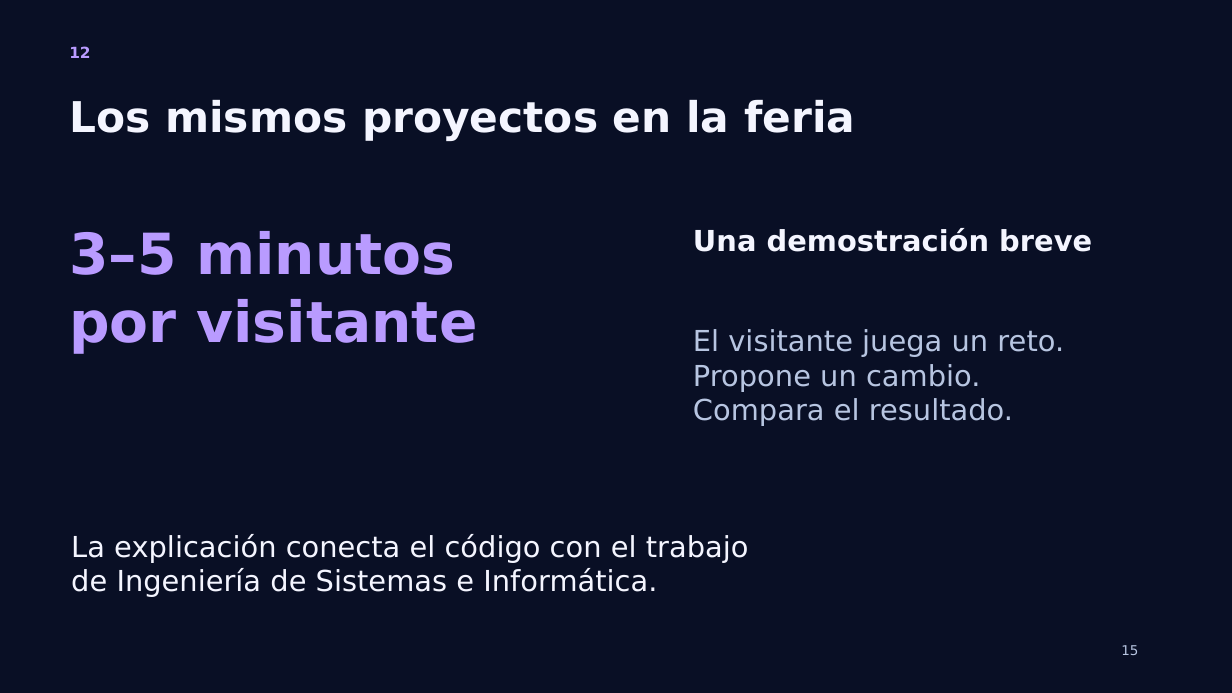
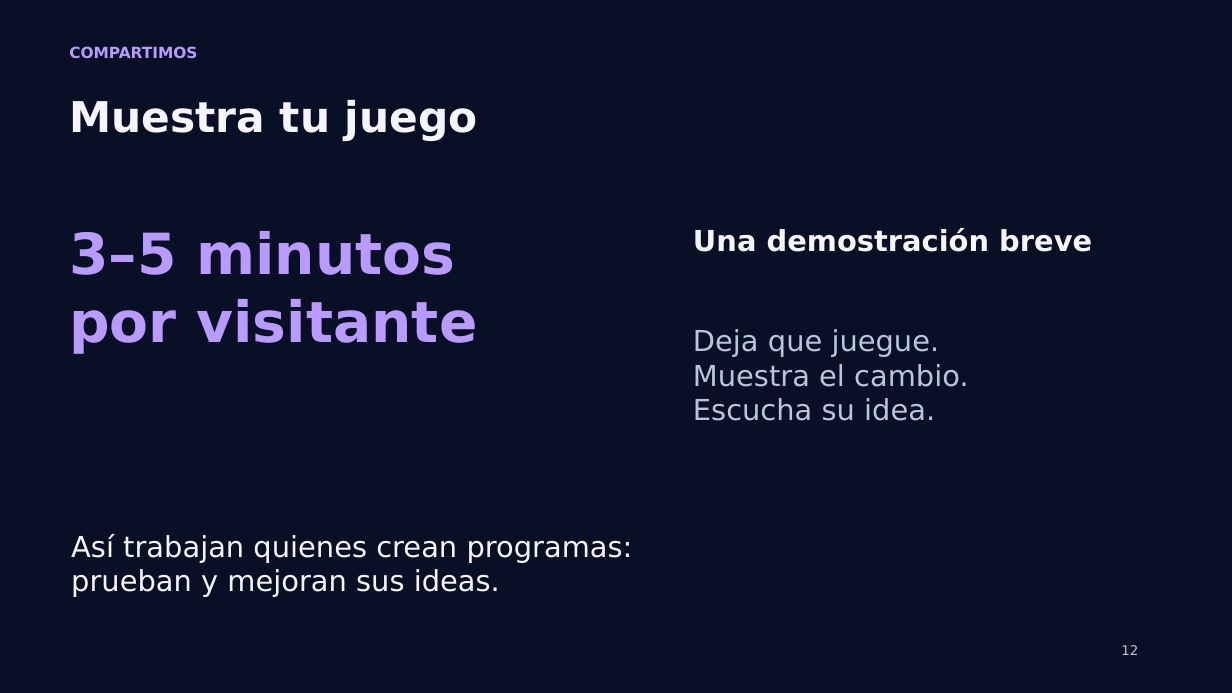
Before and after one commit to PaoloPelaezVillanueva/wie-chincha, a slide deck: slide 12 of Mision_WIE_Chincha_Taller.pptx. Drawn at 1232x693 pixels with LibreOffice and Linux fonts; fonts in the diff are those of the drawing. Boxes give left, top, right and bottom in pixels: in the first picture for what was removed or moved away, otherwise in the second. Text is boxed around its words. In the diff, an @@ line names an element or a change of style, - is before the commit and + after.

```diff
--- a/Mision_WIE_Chincha_Taller.pptx
+++ b/Mision_WIE_Chincha_Taller.pptx
@@ text at (x1=69, y1=46, x2=197, y2=59): text changed @@
-12
+COMPARTIMOS
@@ text at (x1=69, y1=100, x2=478, y2=141): text changed @@
-Los mismos proyectos en la feria
+Muestra tu juego
@@ text at (x1=693, y1=329, x2=968, y2=421): text changed @@
-El visitante juega un reto.
-Propone un cambio.
-Compara el resultado.
+Deja que juegue.
+Muestra el cambio.
+Escucha su idea.
@@ text at (x1=71, y1=534, x2=633, y2=597): text changed @@
-La explicación conecta el código con el trabajo
-de Ingeniería de Sistemas e Informática.
+Así trabajan quienes crean programas:
+prueban y mejoran sus ideas.
@@ text at (x1=1121, y1=645, x2=1138, y2=655): text changed @@
-15
+12
```
Also in this commit, not shown: 12 other slides changed.
